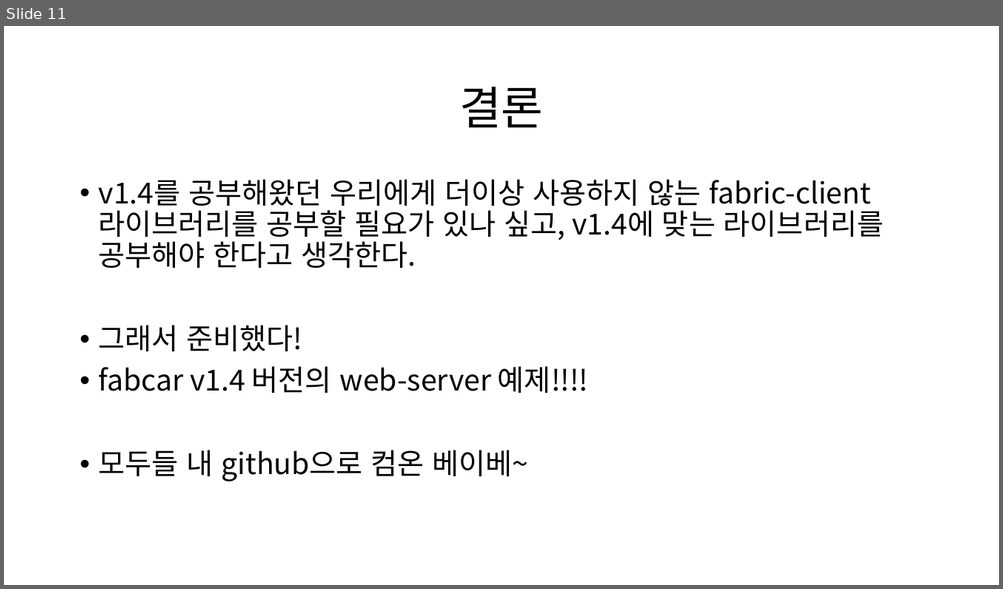
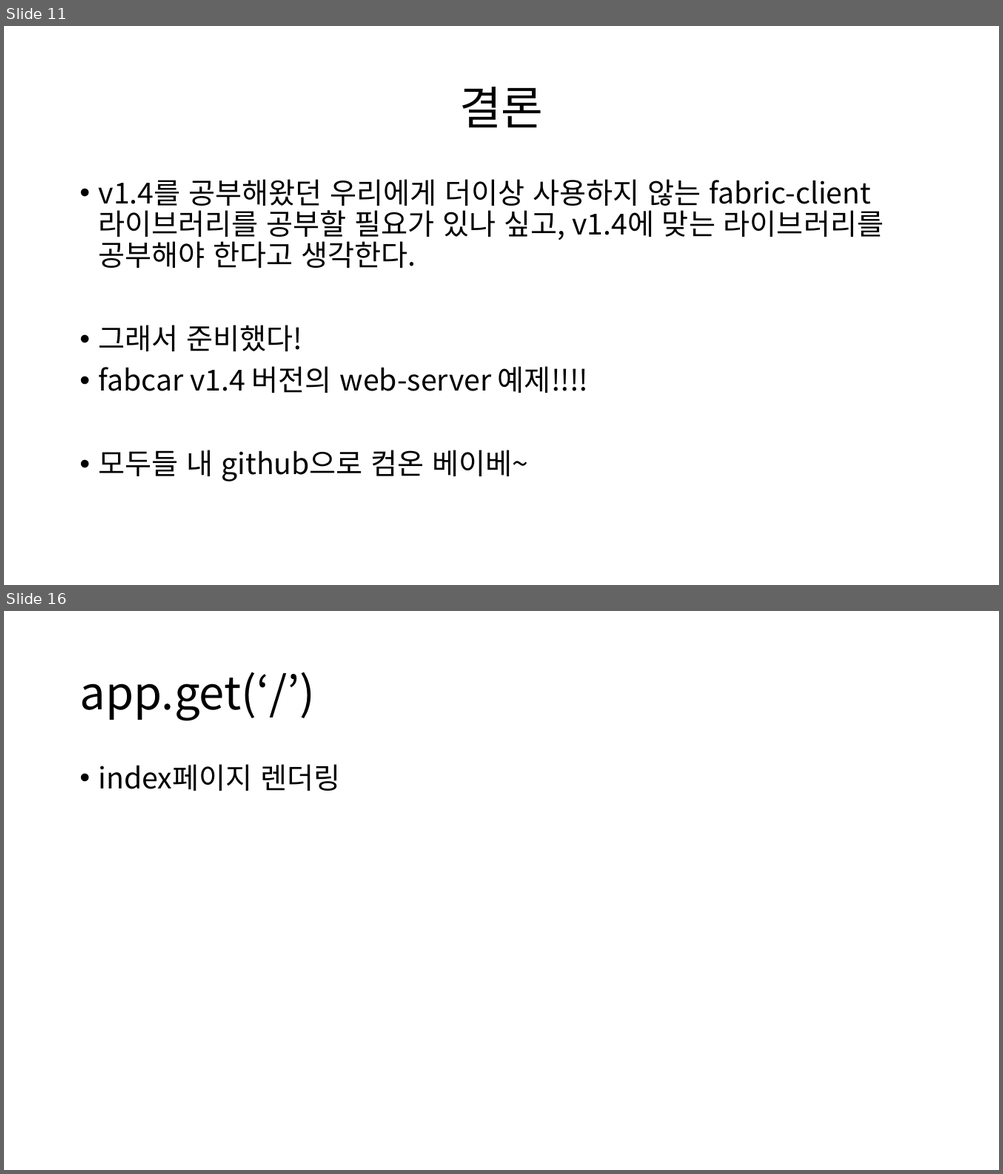
Before and after one commit to johndonggyu/HLF_Study, a slide deck: CodeStudy/fabcar/api-server/api-server 분석.pptx. Shown one above the other, each under a label of ours: slide 11 before the commit, slides 11 and 16 after it; the slides between them are not shown. The pictures are 1003x589 and 1003x1174 pixels, drawn with LibreOffice and Linux fonts; fonts in the diff are those of the drawing. Boxes give left, top, right and bottom in pixels: in the first picture for what was removed or moved away, otherwise in the second. Text is boxed around its words. In the diff, an @@ line names an element or a change of style, - is before the commit and + after.

```diff
--- a/CodeStudy/fabcar/api-server/api-server 분석.pptx
+++ b/CodeStudy/fabcar/api-server/api-server 분석.pptx
@@ slide 16 added at box(4, 611, 999, 1170), background #FFFFFF @@
@@ title added at box(79, 672, 315, 721), 44 pt, text #000000 @@
+app.get(‘/’)
@@ text added at box(99, 764, 340, 791), 28 pt, text #000000 @@
+• index페이지 렌더링
```
Also in this commit, not shown: 2 slides changed, 5 other slides added.
